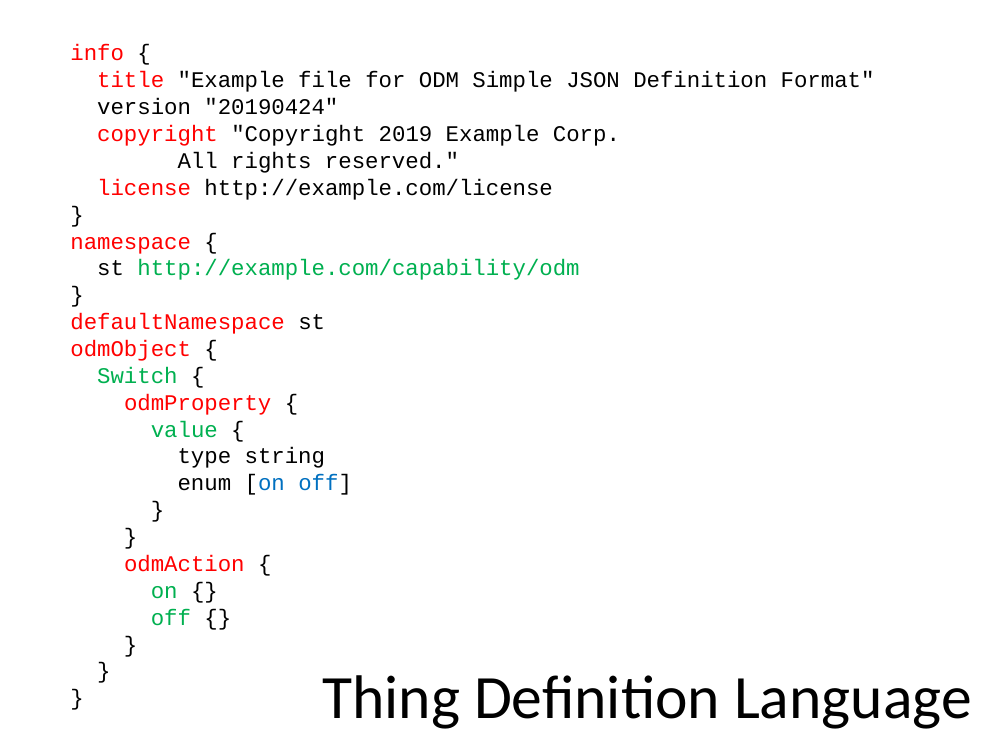
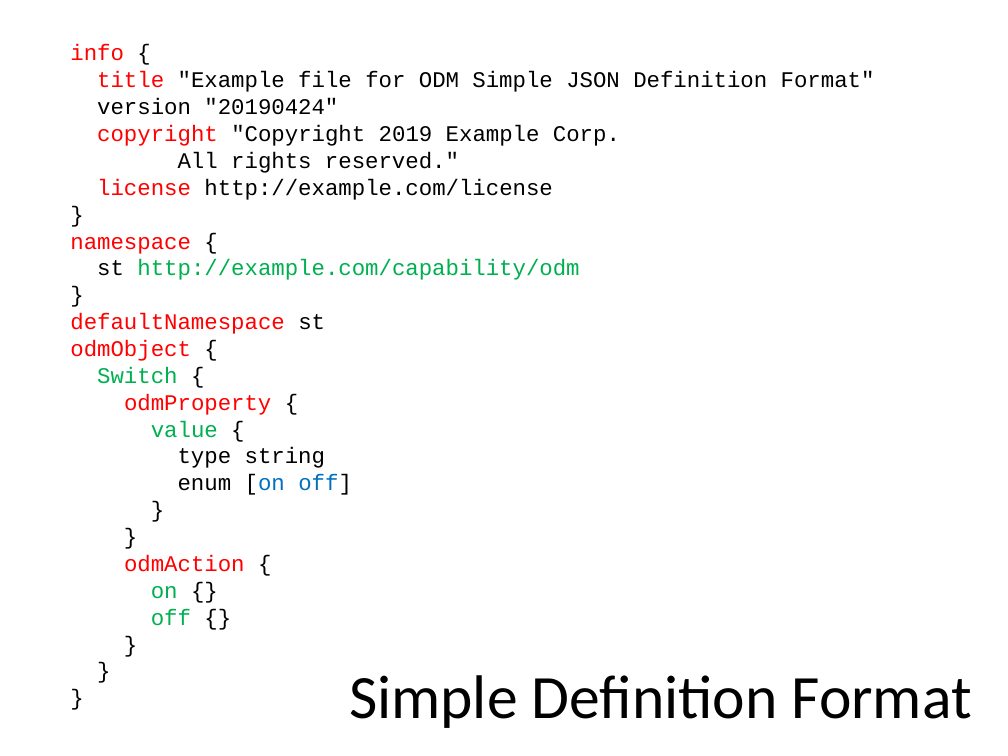
Before and after one commit to mjkoster/ODM-Examples, a slide deck: slide 9 of sdf.pptx. Drawn at 1008x756 pixels with LibreOffice and Linux fonts; fonts in the diff are those of the drawing. Boxes give left, top, right and bottom in pixels: in the first picture for what was removed or moved away, otherwise in the second. Text is boxed around its words. In the diff, an @@ line names an element or a change of style, - is before the commit and + after.

```diff
--- a/sdf.pptx
+++ b/sdf.pptx
@@ title at <box>349,675,972,728</box>: text changed @@
-Thing Definition Language
+Simple Definition Format
```
Also in this commit, not shown: 3 other slides changed, 1 other file.
